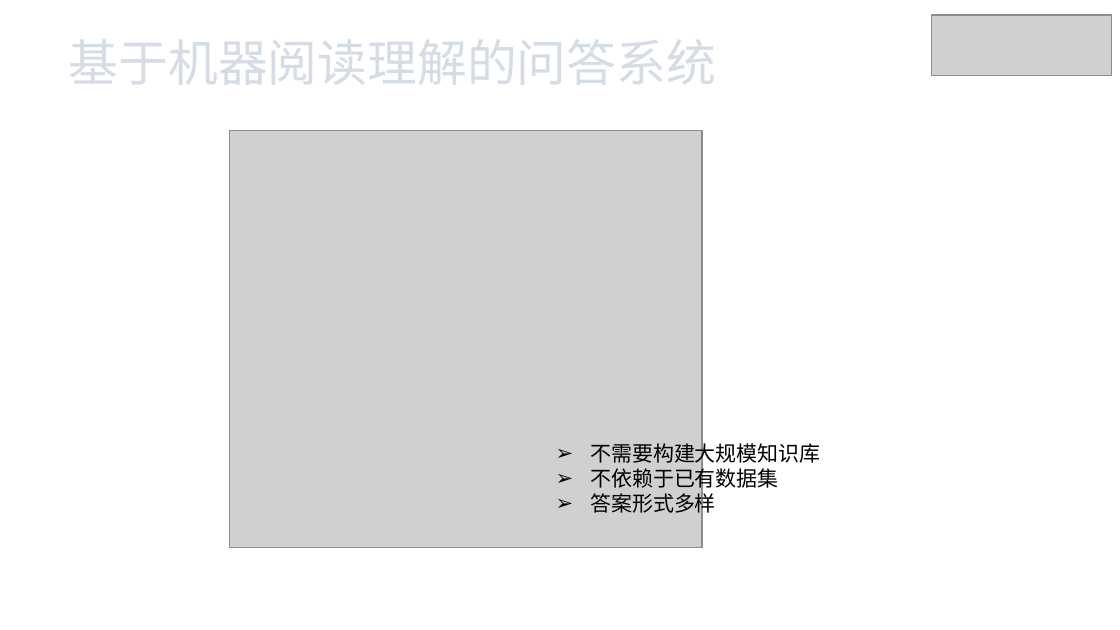
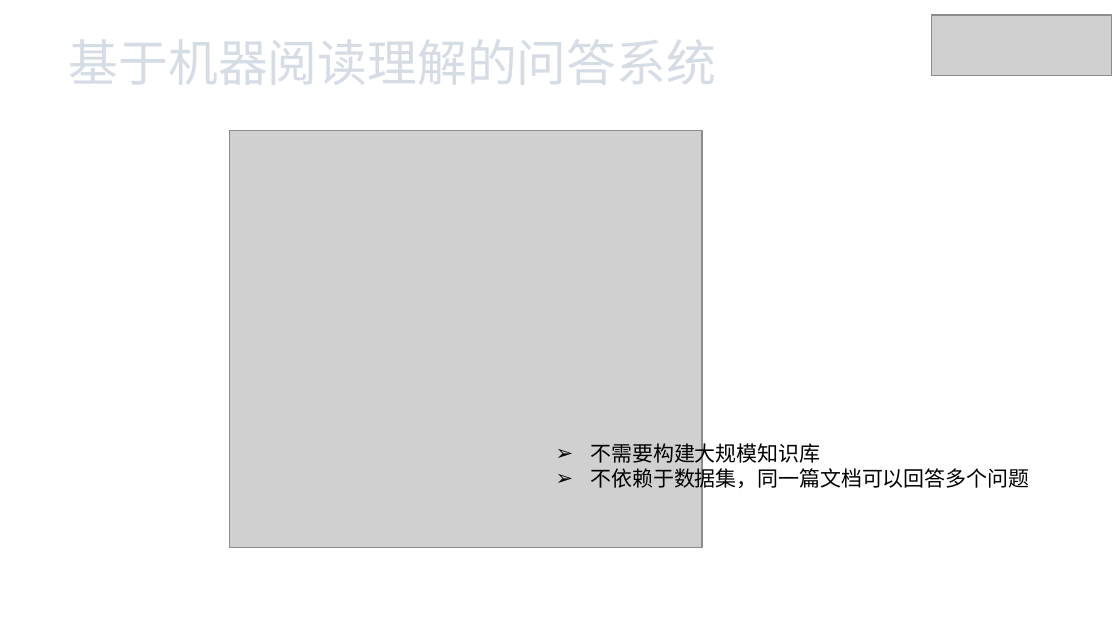
Before and after one commit to xhsun1997/ChineseMRC, a slide deck: slide 6 of 孙相会.pptx. Drawn at 1120x630 pixels with LibreOffice and Linux fonts; fonts in the diff are those of the drawing; grey boxes stand for pictures. Boxes give left, top, right and bottom in pixels: in the first picture for what was removed or moved away, otherwise in the second. Text is boxed around its words. In the diff, an @@ line names an element or a change of style, - is before the commit and + after.

```diff
--- a/孙相会.pptx
+++ b/孙相会.pptx
@@ text at box(591, 465, 1030, 491): text changed @@
-➢ 不依赖于已有数据集
-➢ 答案形式多样
+➢ 不依赖于数据集，同一篇文档可以回答多个问题
```
Also in this commit, not shown: 5 other slides changed, 1 other file.
